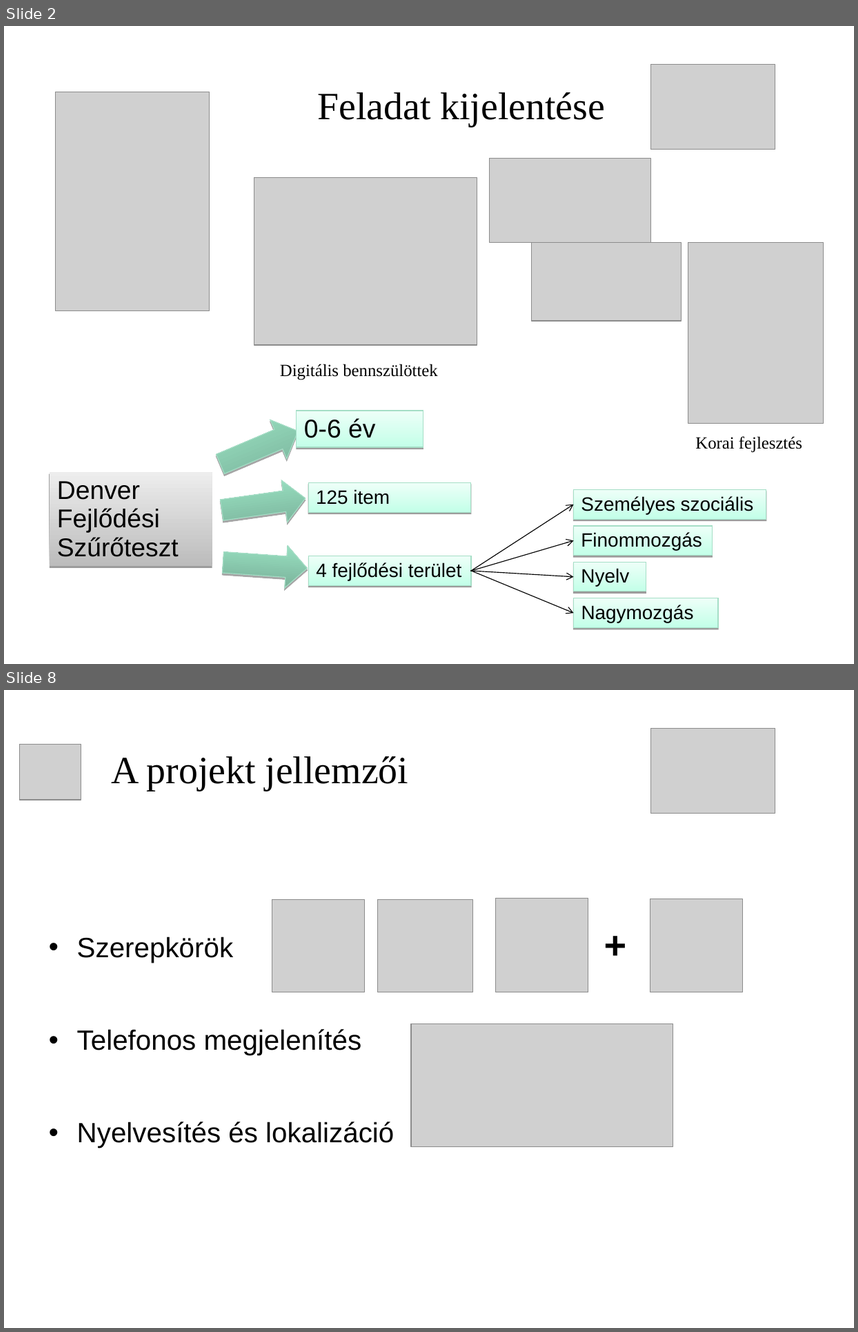
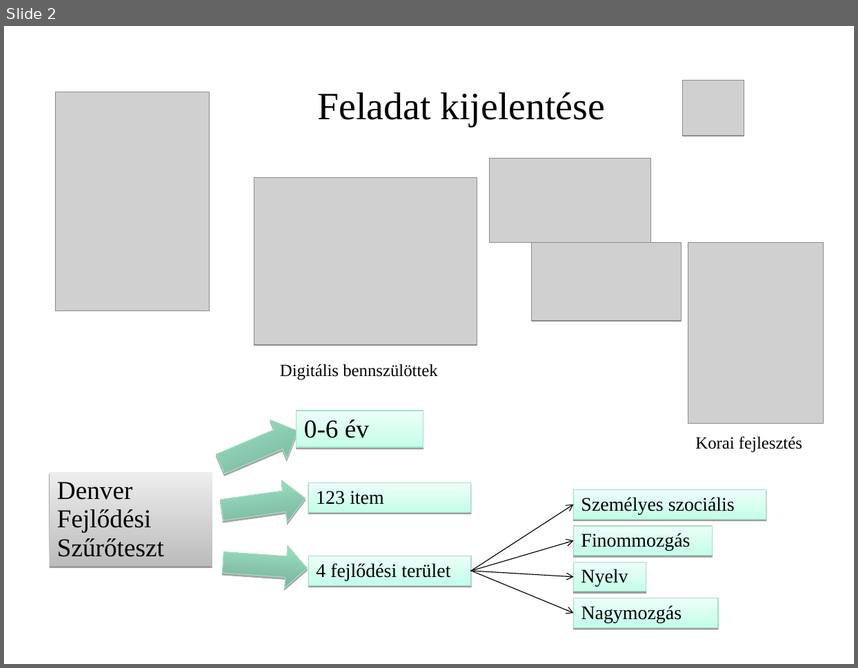
Before and after one commit to necrology27/babybook, a slide deck: prezentation/1. LeadingSoft_projekt.ppt. Shown one above the other, each under a label of ours: slides 2 and 8 before the commit, slide 2 after it; the slides between them are not shown. The pictures are 858x1332 and 858x668 pixels, drawn with LibreOffice and Linux fonts; fonts in the diff are those of the drawing; grey boxes stand for pictures; background and template pictures are left out. Boxes give left, top, right and bottom in pixels: in the first picture for what was removed or moved away, otherwise in the second. Text is boxed around its words. In the diff, an @@ line names an element or a change of style, - is before the commit and + after.

```diff
--- a/prezentation/1. LeadingSoft_projekt.ppt
+++ b/prezentation/1. LeadingSoft_projekt.ppt
@@ slide 8 removed at bbox=[4, 690, 854, 1328], background picture (left out) @@
@@ picture removed at bbox=[651, 729, 775, 814] @@
@@ picture removed at bbox=[19, 744, 81, 800] @@
@@ text removed at bbox=[111, 756, 409, 790] @@
-A projekt jellemzői
@@ picture removed at bbox=[272, 900, 365, 992] @@
@@ picture removed at bbox=[378, 900, 473, 992] @@
@@ picture removed at bbox=[496, 898, 588, 992] @@
@@ picture removed at bbox=[651, 899, 743, 992] @@
@@ text removed at bbox=[77, 936, 394, 1147] @@
-• Szerepkörök
-• Telefonos megjelenítés
-• Nyelvesítés és lokalizáció
@@ text removed at bbox=[604, 923, 658, 977] @@
-+
@@ picture removed at bbox=[411, 1024, 673, 1147] @@
@@ slide 2 changed as well @@
@@ picture: place and size @@
-picture at bbox=[651, 65, 775, 150]
+picture at bbox=[683, 80, 744, 136]
@@ text in rectangle at bbox=[316, 490, 384, 504]: text changed; font Arial to Times New Roman @@
-125 item
+123 item
@@ font Arial to Times New Roman in 7 elements at bbox=[50, 472, 212, 566], bbox=[297, 410, 423, 446], bbox=[309, 556, 471, 586], bbox=[574, 490, 767, 519], bbox=[574, 562, 646, 591], bbox=[574, 526, 713, 555], bbox=[574, 597, 719, 627] @@
```
Also in this commit, not shown: 3 other slides changed, 5 slides added, 5 other slides removed, 11 other files.
